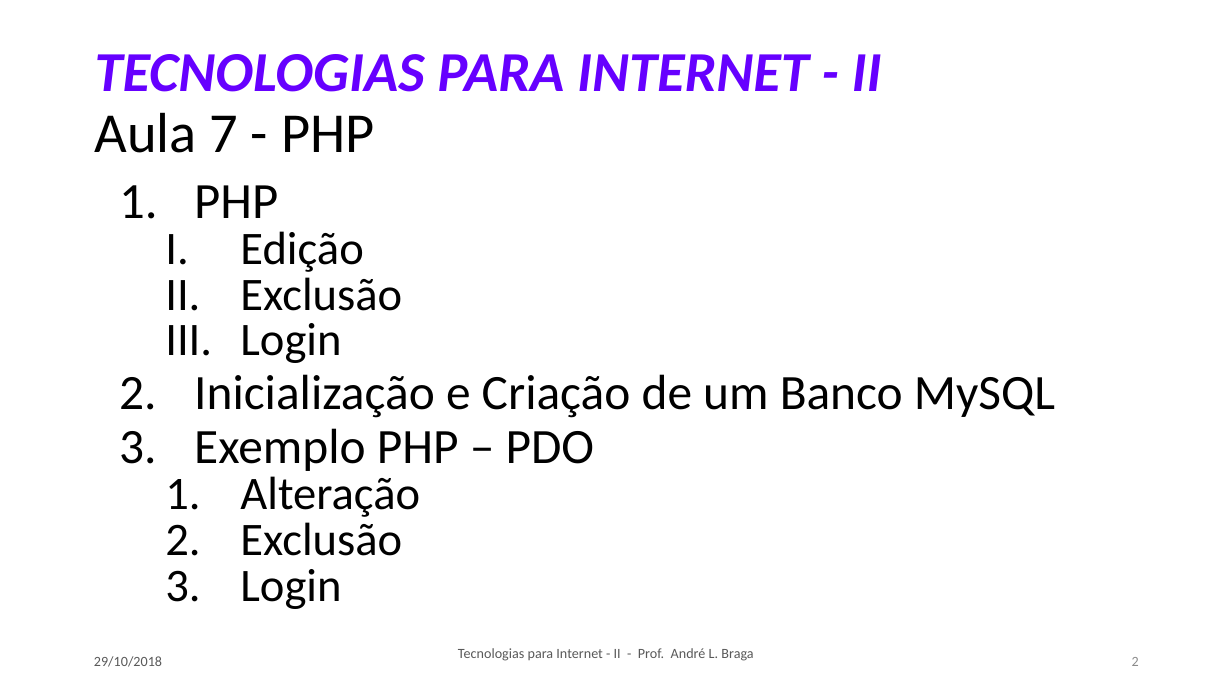
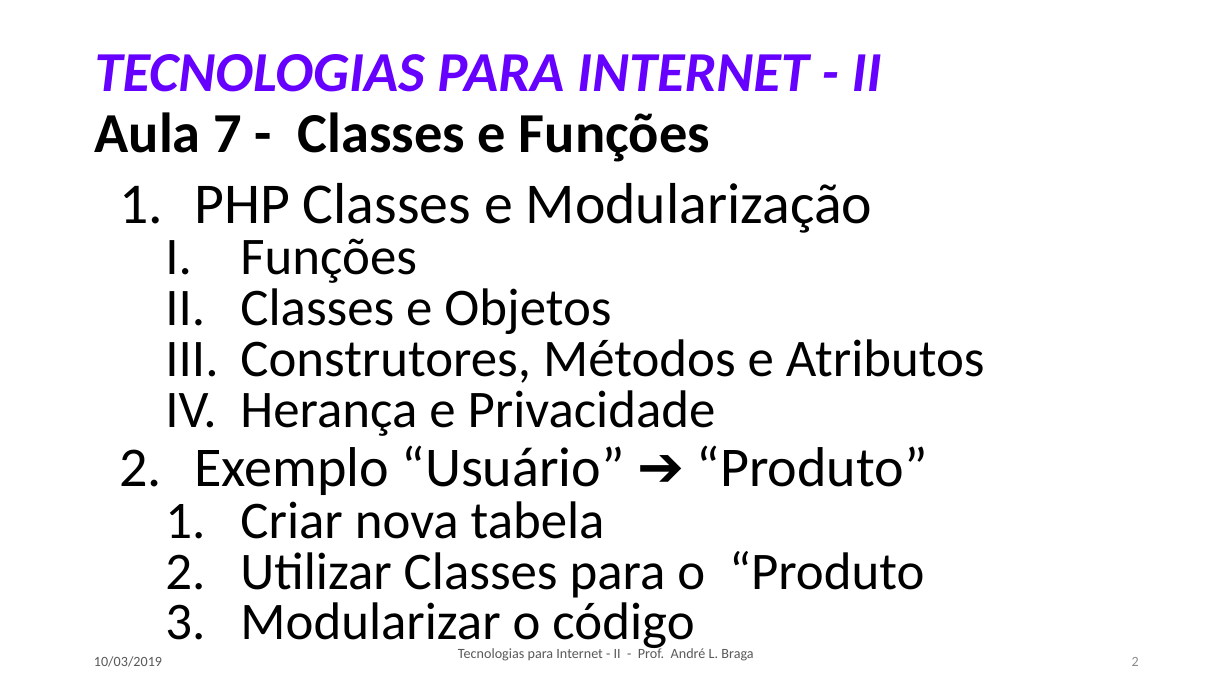
Before and after one commit to LeoCaronezi/CURSOS, a slide deck: slide 2 of TECNOLOGIAS PARA INTERNET II/SLIDES/TI-2_Aula_07.pptx. Drawn at 1232x693 pixels with LibreOffice and Linux fonts; fonts in the diff are those of the drawing. Boxes give left, top, right and bottom in pixels: in the first picture for what was removed or moved away, otherwise in the second. Text is boxed around its words. In the diff, an @@ line names an element or a change of style, - is before the commit and + after.

```diff
--- a/TECNOLOGIAS PARA INTERNET II/SLIDES/TI-2_Aula_07.pptx
+++ b/TECNOLOGIAS PARA INTERNET II/SLIDES/TI-2_Aula_07.pptx
@@ title at box(95, 54, 882, 162): text changed @@
-TECNOLOGIAS PARA INTERNET - II
-Aula 7 - PHP
+TECNOLOGIAS PARA INTERNET - II
+Aula 7 - Classes e Funções
@@ text at box(194, 183, 985, 652): text changed; size 38.5 to 41.2 pt @@
-1. PHP
-  I. Edição
-  II. Exclusão
-  III. Login
-2. Inicialização e Criação de um Banco MySQL
-3. Exemplo PHP – PDO
-  1. Alteração
-  2. Exclusão
-  3. Login
+1. PHP Classes e Modularização
+  I. Funções
+  II. Classes e Objetos
+  III. Construtores, Métodos e Atributos
+  IV. Herança e Privacidade
+2. Exemplo “Usuário” ➔ “Produto”
+  1. Criar nova tabela
+  2. Utilizar Classes para o “Produto
+  3. Modularizar o código
@@ text at box(94, 656, 162, 667): text changed @@
-29/10/2018
+10/03/2019
```
Also in this commit, not shown: 12 other slides changed, 5 slides added, 14 slides removed, 7 other files.
